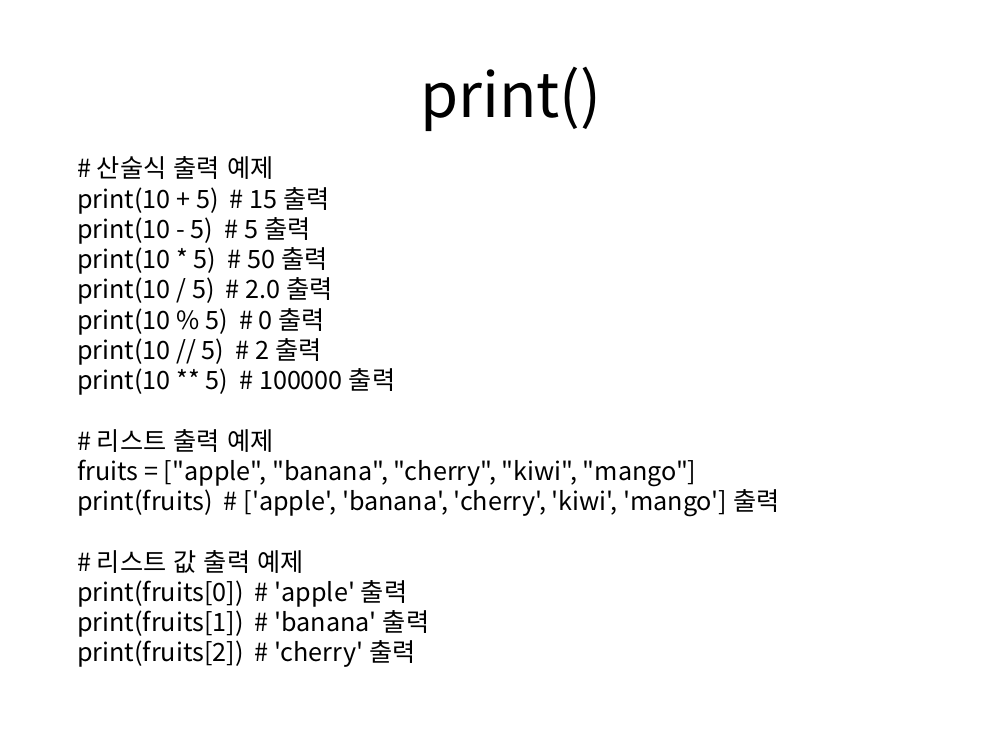
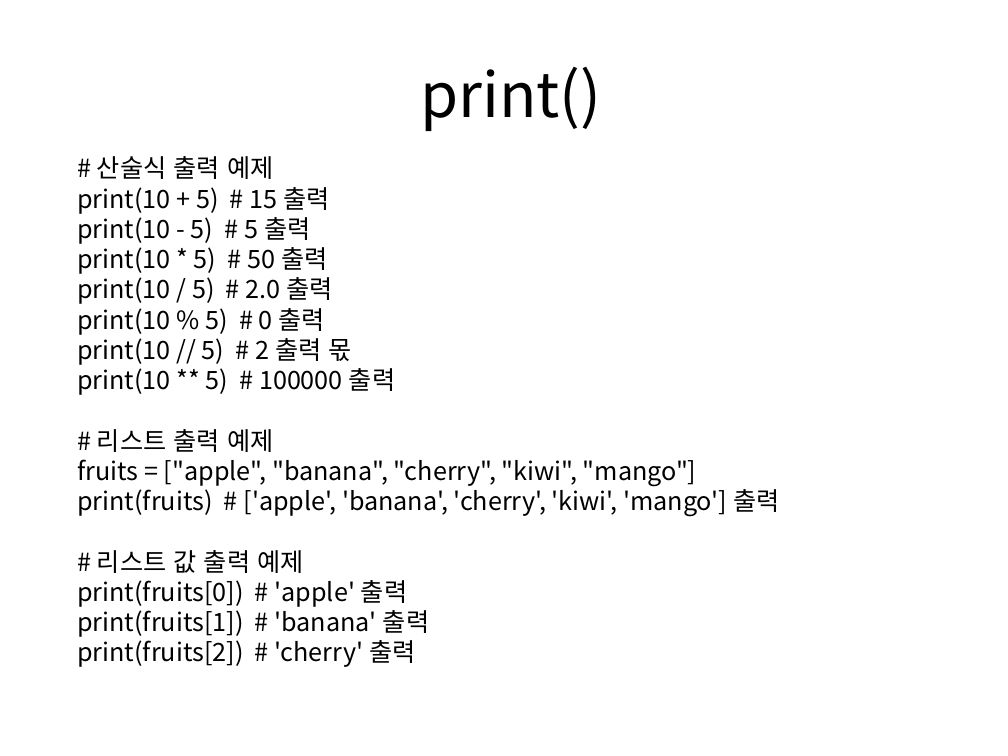
Before and after one commit to MyStraw/python, a slide deck: slide 47 of 파이썬 1.pptx. Drawn at 1008x756 pixels with LibreOffice and Linux fonts; fonts in the diff are those of the drawing. Boxes give left, top, right and bottom in pixels: in the first picture for what was removed or moved away, otherwise in the second. Text is boxed around its words. In the diff, an @@ line names an element or a change of style, - is before the commit and + after.

```diff
--- a/파이썬 1.pptx
+++ b/파이썬 1.pptx
@@ text at (77, 333, 352, 365): text changed @@
-print(10 // 5) # 2 출력
+print(10 // 5) # 2 출력 몫
```
Also in this commit, not shown: 2 other slides changed, 3 other files.
